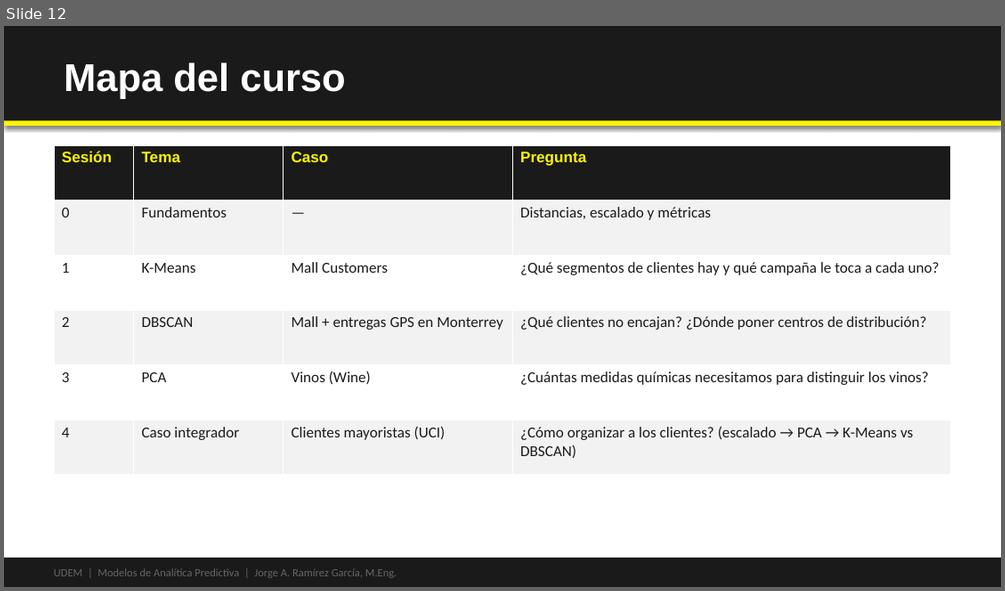
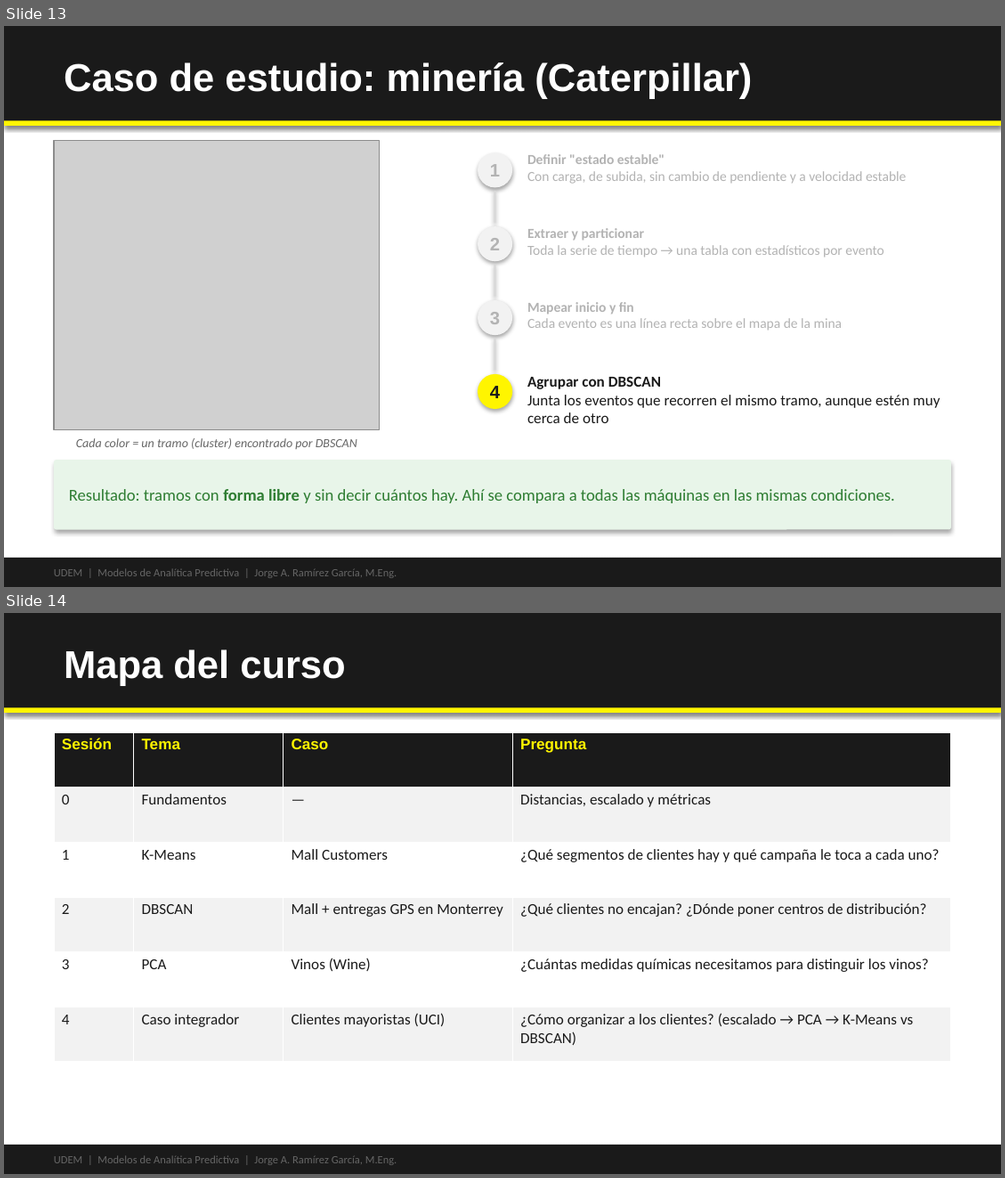
Before and after one commit to Emilio-Guevara/aprendizaje-no-supervisado-EmilioGuevara, a slide deck: 00-fundamentos/slides/Introducción al Aprendizaje No Supervisado - UDEM.pptx. Shown one above the other, each under a label of ours: slide 12 before the commit, slides 13 and 14 after it. The pictures are 1005x591 and 1005x1178 pixels, drawn with LibreOffice and Linux fonts; fonts in the diff are those of the drawing; grey boxes stand for pictures. Boxes give left, top, right and bottom in pixels: in the first picture for what was removed or moved away, otherwise in the second. Text is boxed around its words. In the diff, an @@ line names an element or a change of style, - is before the commit and + after.

```diff
--- a/00-fundamentos/slides/Introducción al Aprendizaje No Supervisado - UDEM.pptx
+++ b/00-fundamentos/slides/Introducción al Aprendizaje No Supervisado - UDEM.pptx
@@ slide 13 added at (4, 26, 1001, 587), background #FFFFFF @@
@@ rectangle added at (4, 26, 1001, 126), fill #1A1A1A @@
@@ text added at (64, 62, 752, 99), 28 pt, text #FFFFFF, bold @@
+Caso de estudio: minería (Caterpillar)
@@ rectangle added at (4, 120, 1001, 126), fill #FFF500 @@
@@ picture added at (54, 141, 380, 430) @@
@@ ellipse added at (477, 152, 512, 187), fill #F2F2F2, 13 pt, text #B3B3B3, bold @@
+1
@@ text added at (527, 154, 906, 184), 10 pt, text #B3B3B3 @@
+Definir "estado estable"
+Con carga, de subida, sin cambio de pendiente y a velocidad estable
@@ rectangle added at (494, 191, 496, 223), fill #D9D9D9 @@
@@ ellipse added at (477, 226, 512, 261), fill #F2F2F2, 13 pt, text #B3B3B3, bold @@
+2
@@ text added at (527, 228, 883, 257), 10 pt, text #B3B3B3 @@
+Extraer y particionar
+Toda la serie de tiempo → una tabla con estadísticos por evento
@@ rectangle added at (494, 265, 496, 297), fill #D9D9D9 @@
@@ ellipse added at (477, 300, 512, 335), fill #F2F2F2, 13 pt, text #B3B3B3, bold @@
+3
@@ text added at (527, 302, 842, 329), 10 pt, text #B3B3B3 @@
+Mapear inicio y fin
+Cada evento es una línea recta sobre el mapa de la mina
@@ rectangle added at (494, 338, 496, 370), fill #D9D9D9 @@
@@ ellipse added at (477, 374, 512, 409), fill #FFF500, 13 pt, text #1A1A1A, bold @@
+4
@@ text added at (527, 376, 939, 423), 11 pt, text #1A1A1A @@
+Agrupar con DBSCAN
+Junta los eventos que recorren el mismo tramo, aunque estén muy cerca de otro
@@ text added at (76, 438, 357, 449), 9 pt, text #666666, italic @@
+Cada color = un tramo (cluster) encontrado por DBSCAN
@@ rounded rectangle added at (54, 459, 951, 530), fill #E8F5E9 @@
@@ text added at (69, 489, 894, 503), 12 pt, text #2E7D32 @@
+Resultado: tramos con forma libre y sin decir cuántos hay. Ahí se compara a todas las máquinas en las mismas condiciones.
@@ rectangle added at (4, 557, 1001, 587), fill #1A1A1A @@
@@ text added at (54, 568, 396, 578), 8 pt, text #666666 @@
+UDEM | Modelos de Analítica Predictiva | Jorge A. Ramírez García, M.Eng.
@@ what was slide 12 is now slide 14 @@
```
Also in this commit, not shown: 2 slides changed, 1 other slide added, 22 other files.
